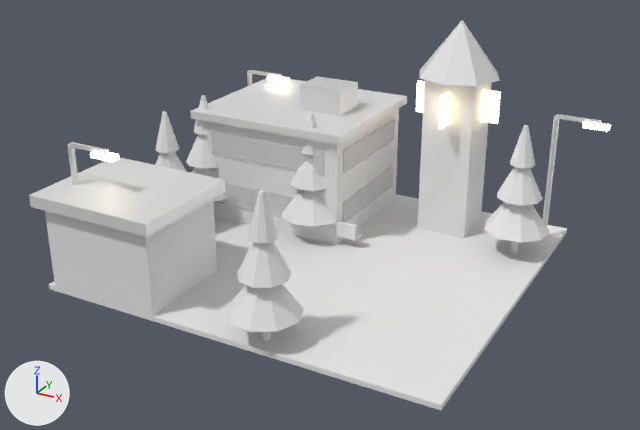
A saved change to the FBX model Assets/Art/KayseriIsland/Models/Copper/Phase1/Civic_P1.fbx.
Rendered twice from a 50 mm lens placed at (-16.7, -22.9, 35.8), pointed at (-39.4, 18.2, 15.2). The lights are fixed; the arrows at lower left show +X, +Y and +Z. The first picture is the older version. Where no turn or scale is listed for an object, it has been applied to the vertices.

The first picture shows 'Civic.Hall', 'Civic.Lamp0', 'Civic.Lamp1', 'Civic.Lamp2', 'Civic.Plaza', 'Civic.Shop0', 'Civic.Tower', 'Civic.Tree0', 'Civic.Tree1', 'Civic.Tree2', 'Civic.Tree3', 'Civic.Tree4' and 1 more.
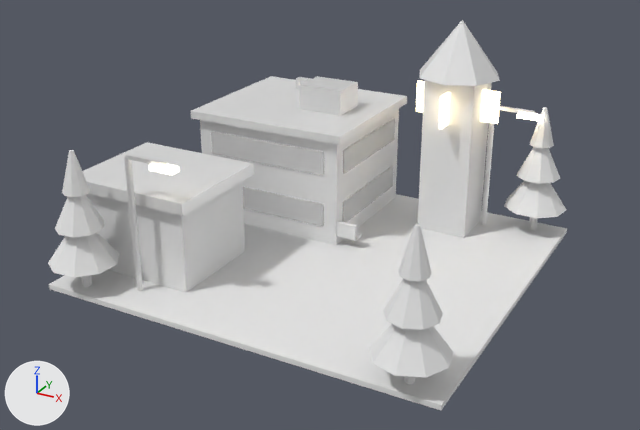
Pixel boxes (x1, y1, x2, y2) of what changed, in the pictures (640 x 430 px):
'Civic.Shop0', moved: before (29, 157, 225, 316); after (83, 142, 254, 292)
'Civic.Tree2', moved: before (484, 125, 550, 253); after (48, 150, 119, 287)
'Civic.Tree1', moved: before (155, 111, 187, 172); after (369, 224, 453, 385)
'Civic.Tree3', deleted: before (227, 191, 304, 341)
'Civic.Tree0', moved: before (186, 95, 226, 201); after (504, 107, 566, 229)
'Civic.Tree4', deleted: before (281, 113, 335, 227)
'Civic.Lamp0', moved: before (67, 142, 119, 185); after (124, 154, 179, 291)
'Civic.Lamp1', moved: before (542, 114, 611, 238); after (481, 106, 544, 225)
'Civic.Lamp2', moved: before (247, 70, 290, 86); after (296, 77, 311, 89)

Edits to the bpy script that builds the scene:
```text
Change ob_civic_tree0:
    ob_civic_tree0.location: (-50.0, 22.0, 11.72) -> (-30.0, 30.0, 11.72)
Change ob_civic_tree1:
    ob_civic_tree1.location: (-50.0, 18.0, 11.72) -> (-30.0, 10.0, 11.72)
Change ob_civic_lamp1:
    ob_civic_lamp1.location: (-29.0, 29.0, 11.72) -> (-33.0, 29.0, 11.72)
Change ob_civic_lamp2:
    ob_civic_lamp2.location: (-51.0, 29.0, 11.72) -> (-47.0, 29.0, 11.72)
Remove ob_civic_tree3:
    ob_civic_tree3 = bpy.data.objects.new('Civic.Tree3', me_civic_treesrc_004)
    ob_civic_tree3.location = (-38.0, 10.0, 11.72)
Change ob_civic_lamp0:
    ob_civic_lamp0.location: (-51.0, 11.0, 11.72) -> (-47.0, 11.0, 11.72)
Change ob_civic_shop0:
    ob_civic_shop0.location: (-48.0, 12.0, 11.72) -> (-48.0, 15.0, 11.72)
Change ob_civic_tree2:
    ob_civic_tree2.location: (-30.0, 26.0, 11.72) -> (-50.0, 10.0, 11.72)
Remove ob_civic_tree4:
    ob_civic_tree4 = bpy.data.objects.new('Civic.Tree4', me_civic_treesrc_005)
    ob_civic_tree4.location = (-42.0, 22.0, 11.72)
```
